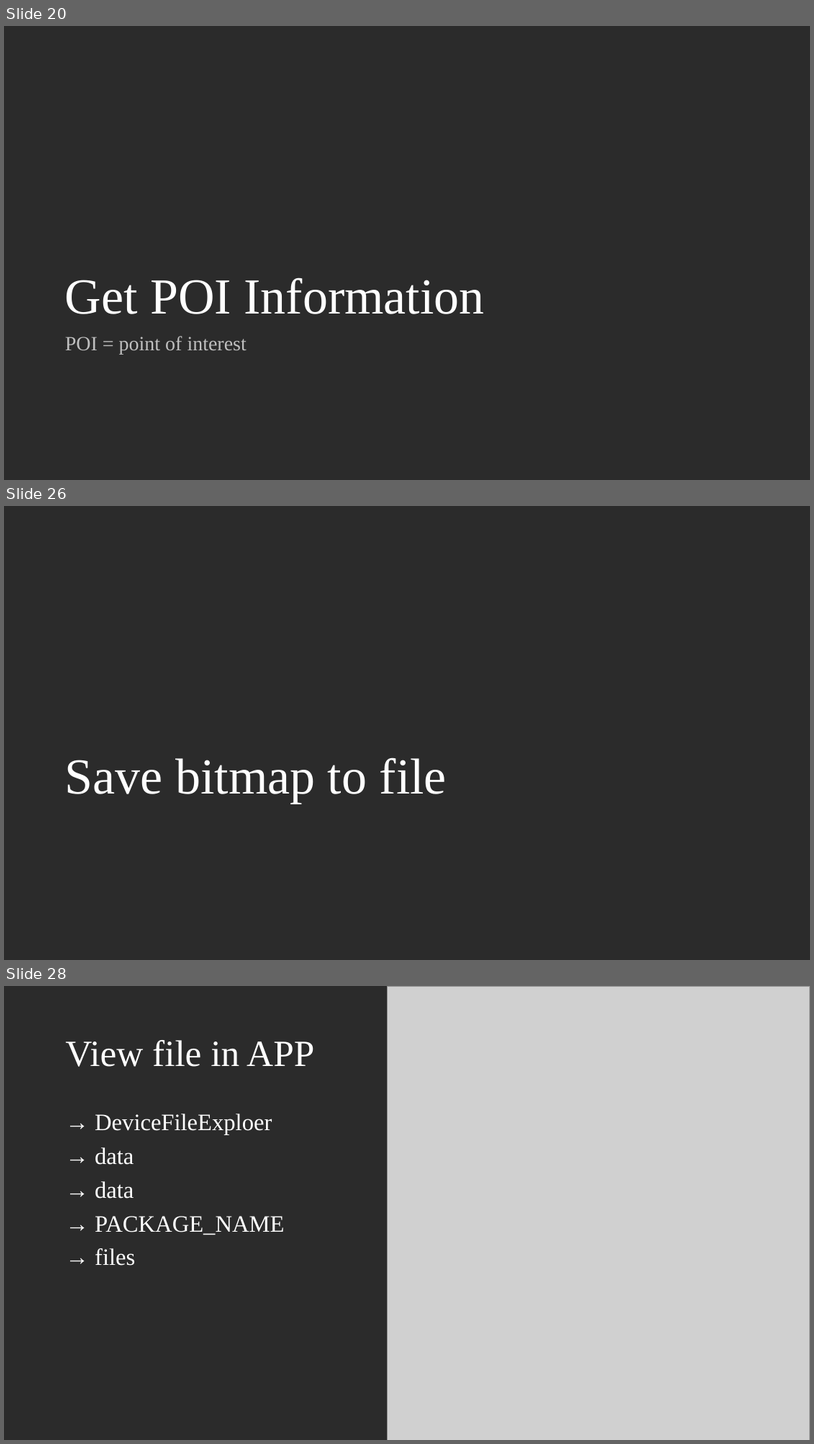
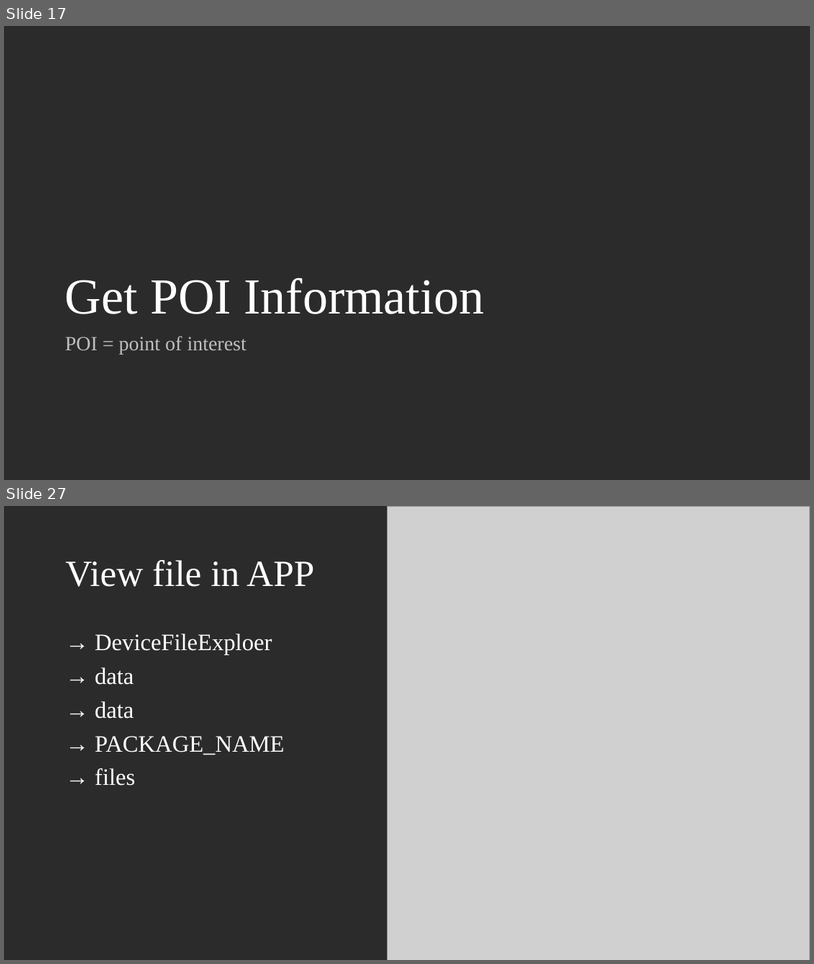
Before and after one commit to ao6swind/AndroidEasyTrip, a slide deck: doc/Create Map-Based Apps.pptx. Shown one above the other, each under a label of ours: slides 20, 26 and 28 before the commit, slides 17 and 27 after it; the slides between them are not shown. The pictures are 814x1444 and 814x964 pixels, drawn with LibreOffice and Linux fonts; fonts in the diff are those of the drawing; grey boxes stand for pictures. Boxes give left, top, right and bottom in pixels: in the first picture for what was removed or moved away, otherwise in the second. Text is boxed around its words. In the diff, an @@ line names an element or a change of style, - is before the commit and + after.

```diff
--- a/doc/Create Map-Based Apps.pptx
+++ b/doc/Create Map-Based Apps.pptx
@@ slide 26 removed at bbox=[4, 506, 810, 960], background #2B2B2B @@
@@ title removed at bbox=[65, 757, 447, 803] @@
-Save bitmap to file
@@ what was slide 20 is now slide 17 @@
@@ what was slide 28 is now slide 27 @@
```
Also in this commit, not shown: 10 slides changed, 7 slides added, 1 other slide removed, 3 other files.
